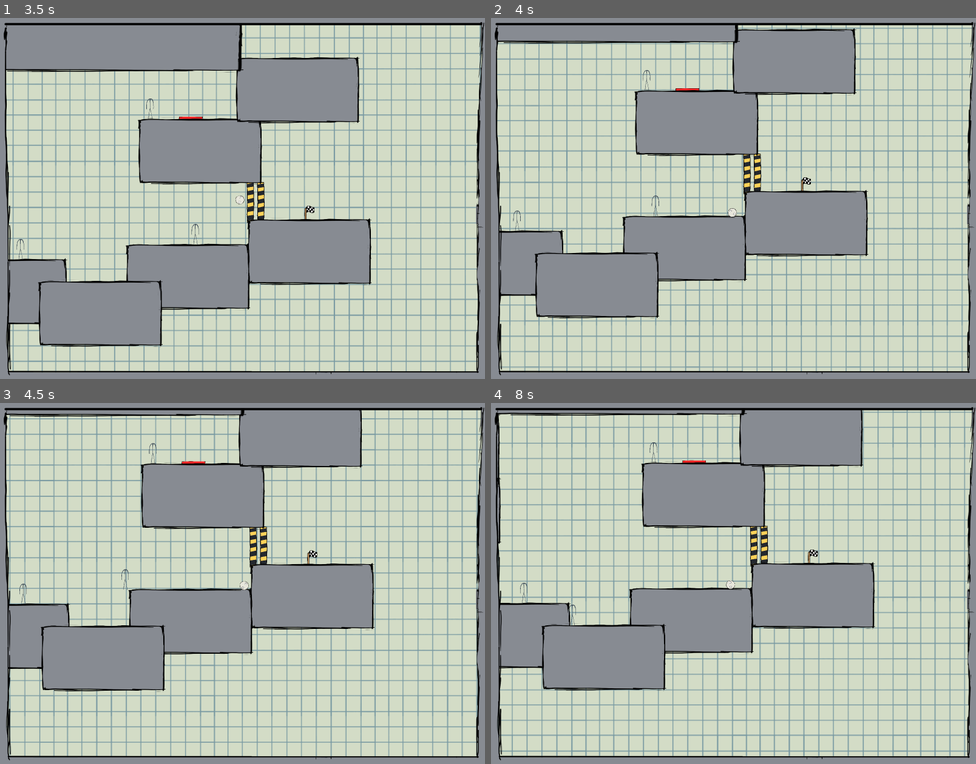
Above: before the commit, frames 1-4 (two rows, left to right).
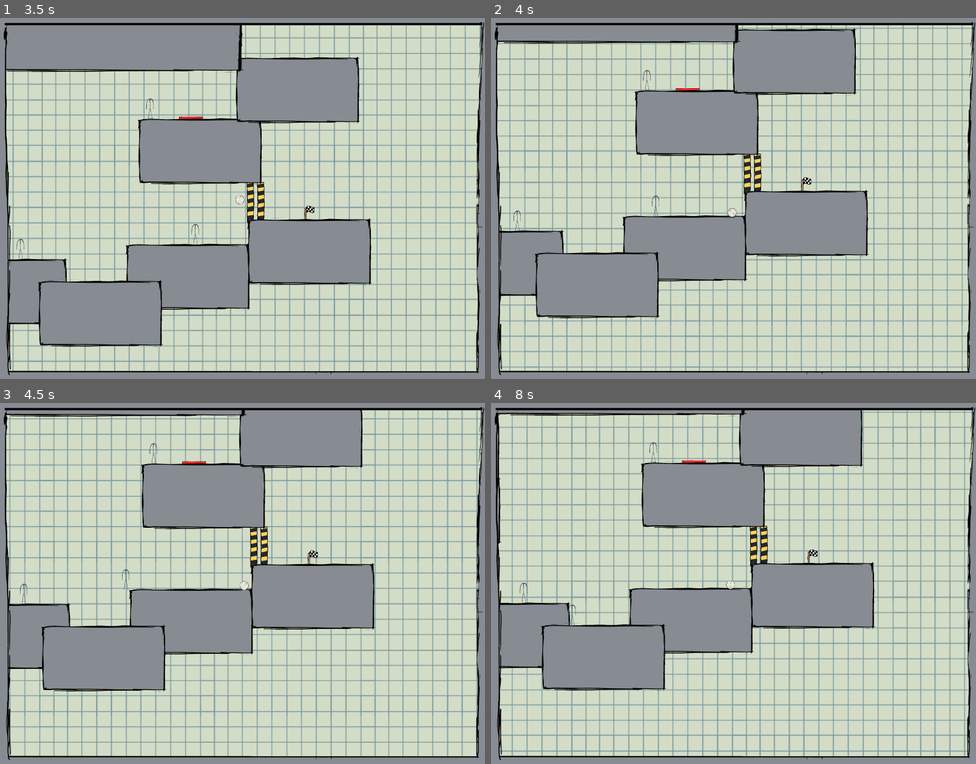
Above: after the commit, the same moments.

Repository: Indigo-Hawk/UBGJ-Project
Game: Godot game, scene res://Components/UI/main_menu.tscn
The game is run twice, just before and just after one commit, with the same random seed, the same clock (stepped at 60 frames per second) and the same inputs.
Inputs (mouse positions are in pixels of both pictures, inside the frame that each line leads up to):
- Up to frame 1 (3.5 s): click (237, 285) at 0.5 s; move the mouse to (349, 180) at 1.27 s; hold D (RIGHT) 1.28-2.78 s; tap Space (ACTION) at 1.35, 2.85 s; move the mouse to (145, 216) at 2.02 s; tap E (INTERACT) at 2.1 s; move the mouse to (291, 119) at 2.77 s; hold A (LEFT) from 2.78 s (still down)
- Up to frame 2 (4 s): move the mouse to (709, 270) at 3.52 s; release A (LEFT) at 3.53 s; hold D (RIGHT) from 3.53 s (still down); tap E (INTERACT) at 3.6 s
- Up to frame 3 (4.5 s): keep holding D (RIGHT); move the mouse to (388, 637) at 4.27 s; tap Space (ACTION) at 4.35 s
- Up to frame 4 (8 s): move the mouse to (588, 529) at 5.02 s; release D (RIGHT) at 5.03 s; hold A (LEFT) 5.03-5.78 s; tap E (INTERACT) at 5.1, 6.6 s; move the mouse to (757, 583) at 5.77 s; hold D (RIGHT) 5.78-6.53 s; tap Space (ACTION) at 5.85, 7.35 s; move the mouse to (660, 493) at 6.52 s; hold A (LEFT) from 6.53 s (still down); move the mouse to (840, 565) at 7.27 s

Frame 1 is identical in both runs. In frame 2, 0.6% of the frame differs, in the area x 2-78%, y 2-84%; in frame 3, 1.5%, in the area x 1-78%, y 2-81%; in frame 4, 0.7%.

Commit message:
Added timer for competing game and fixed bug where the head sometimes didn't move when it should (hopefully)

Diff:
--- a/Components/EndScene/end_screen.gd
+++ b/Components/EndScene/end_screen.gd
@@ -1,5 +1,9 @@
 extends Node
 
+func _ready() -> void:
+	Globals.isTimerOn = false
+	var t = Globals.timer
+	$Label4.text = "%02d:%02d:%02d" % [(t/3600), (t/60)%60,((t%60)/60.0)*100]
 
 func _on_button_button_up() -> void:
 	Globals.changeScenes("res://Components/UI/main_menu.tscn")
--- a/Components/EndScene/end_screen.tscn
+++ b/Components/EndScene/end_screen.tscn
@@ -32,6 +32,29 @@
 theme_override_font_sizes/font_size = 40
 text = "Thanks For Playing"
 
+[node name="Label3" type="Label" parent="."]
+offset_left = -261.0
+offset_top = 233.0
+offset_right = 284.0
+offset_bottom = 370.0
+theme_override_colors/font_color = Color(0.0980392, 0.176471, 0.247059, 1)
+theme_override_colors/font_outline_color = Color(1, 0.960784, 0.941176, 0.47451)
+theme_override_constants/outline_size = 5
+theme_override_font_sizes/font_size = 40
+text = "You Completed the game in:"
+
+[node name="Label4" type="Label" parent="."]
+offset_left = -265.0
+offset_top = 293.0
+offset_right = 280.0
+offset_bottom = 430.0
+theme_override_colors/font_color = Color(0.0980392, 0.176471, 0.247059, 1)
+theme_override_colors/font_outline_color = Color(1, 0.960784, 0.941176, 0.47451)
+theme_override_constants/outline_size = 5
+theme_override_font_sizes/font_size = 40
+text = "0:00:00"
+horizontal_alignment = 1
+
 [node name="Button" type="Button" parent="."]
 offset_left = -228.0
 offset_top = 473.0
--- a/Components/Head/head.gd
+++ b/Components/Head/head.gd
@@ -4,12 +4,18 @@
 @export var SPEED = 100.0
 
 var isFree = true
+
 var lastDelta:float= 0
+var wishDirection:Vector2 = Vector2.ZERO
+
 var teleporting:bool = false
 var teleportingPos:Vector2 = Vector2.ZERO
 
 func _physics_process(delta: float) -> void:
 	lastDelta = delta
+
+	var x = -Input.get_action_strength("LEFT") + Input.get_action_strength("RIGHT")
+	wishDirection.x = x
 
 func _integrate_forces(state: PhysicsDirectBodyState2D) -> void:
 
@@ -24,9 +30,8 @@
 		return
 
 
-	var x = -Input.get_action_strength("LEFT") + Input.get_action_strength("RIGHT")
-	if x != 0:
-		linear_velocity.x += x * SPEED * lastDelta
+	if wishDirection.x != 0:
+		linear_velocity.x += wishDirection.x * SPEED * lastDelta
 
 	Globals.PlayerPos = global_position
 
--- a/Components/UI/main_menu.gd
+++ b/Components/UI/main_menu.gd
@@ -8,6 +8,7 @@
 func _on_button_button_up() -> void:
 			get_tree().call_deferred("change_scene_to_file","res://Levels/test.tscn")
 			Globals.call_deferred("PlayMusic",1)
+			Globals.call_deferred("StartTimer")
 
 
 func _on_button_2_button_up() -> void:
--- a/Globals.gd
+++ b/Globals.gd
@@ -10,6 +10,8 @@
 
 var MovingBackground:bool = true
 
+var isTimerOn:bool = false
+var timer:int = 0
 
 
 func _ready() -> void:
@@ -22,6 +24,10 @@
 		get_tree().reload_current_scene()
 		if head != null:
 			head.queue_free()
+
+func _physics_process(delta: float) -> void:
+	if isTimerOn:
+		timer += 1
 
 func changeScenes(FileName:String) ->void:
 	if not ResourceLoader.exists(FileName):
@@ -40,3 +46,6 @@
 
 func PlayMusic(index:int)->void:
 	_musicPlayer.PlayTrack(index)
+
+func StartTimer():
+	isTimerOn = true
--- a/Levels/level_t.tscn
+++ b/Levels/level_t.tscn
@@ -12,7 +12,7 @@
 position = Vector2(-192, -572)
 
 [node name="Head" parent="." instance=ExtResource("2_lgndu")]
-position = Vector2(-244, -2657)
+position = Vector2(-266, -2836)
 
 [node name="Blocks" type="Node2D" parent="."]
 
@@ -60,7 +60,7 @@
 [node name="Bodies" type="Node2D" parent="."]
 
 [node name="Body(Basic)" parent="Bodies" instance=ExtResource("5_lgndu")]
-position = Vector2(-54, -184)
+position = Vector2(-27, -195)
 
 [node name="Body(Basic)2" parent="Bodies" instance=ExtResource("5_lgndu")]
 position = Vector2(1309, -204)
--- a/Levels/test.tscn
+++ b/Levels/test.tscn
@@ -68,7 +68,7 @@
 
 [node name="EndZone" parent="." instance=ExtResource("6_upgg8")]
 position = Vector2(1655, 334)
-NextLevel = "res://Levels/level_1.tscn"
+NextLevel = "res://Components/EndScene/end_screen.tscn"
 
 [node name="Switch" parent="." instance=ExtResource("7_tqcie")]
 position = Vector2(339, 476)
